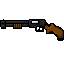
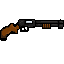
Revision of a layered 64×64 image; what changed, layer by layer:
painted on "Layer 4" over box(0, 19, 64, 41)
painted on "Layer 5" over box(0, 20, 64, 38)
